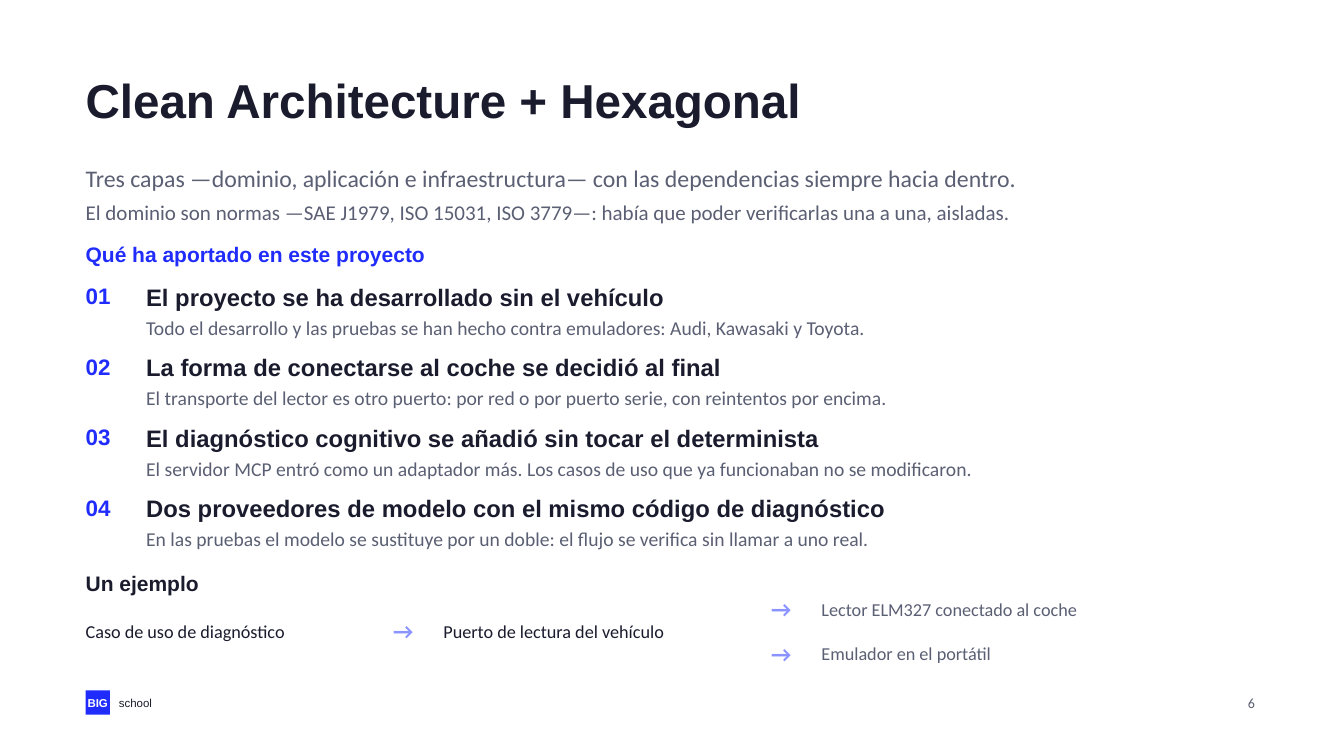
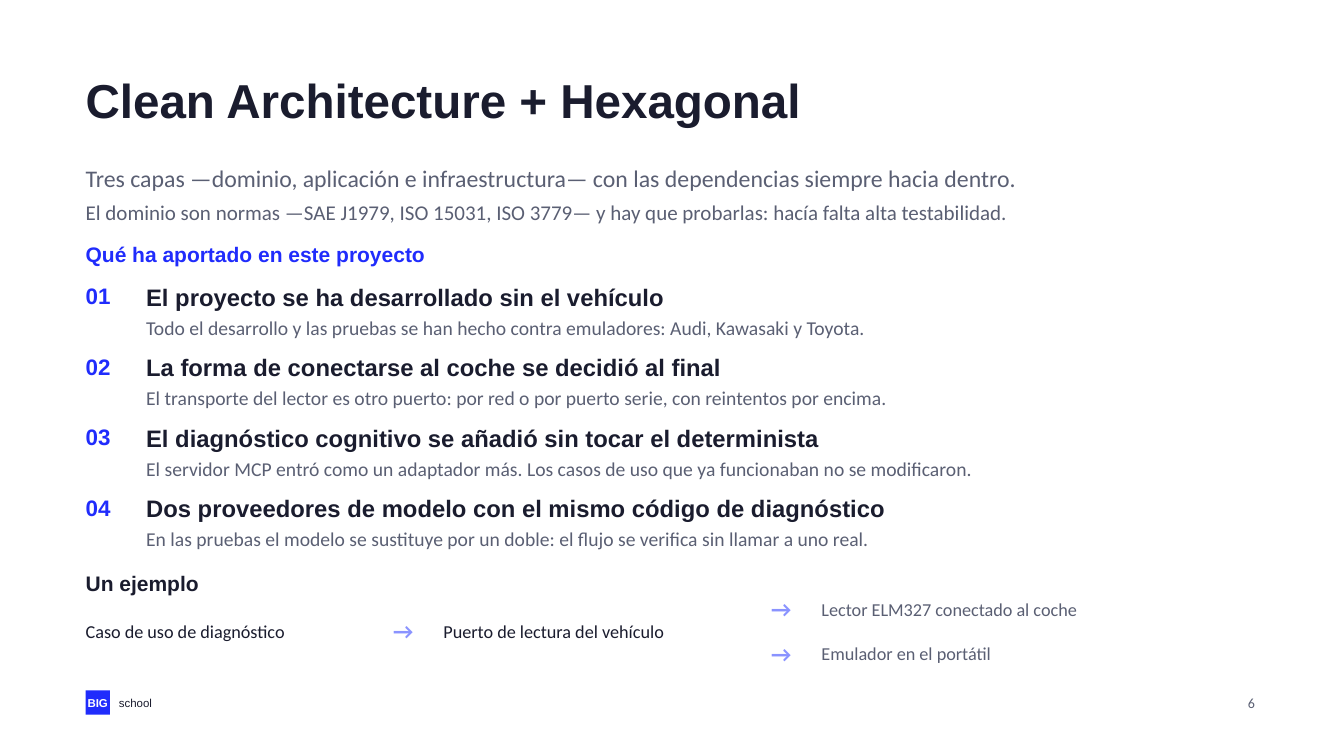
Before and after one commit to NovilloQuinta/intelligent-automotive-diagnostics, a slide deck: slide 6 of docs/presentacion/tfm-intelligent-automotive-diagnostics.pptx. Drawn at 1344x756 pixels with LibreOffice and Linux fonts; fonts in the diff are those of the drawing. Boxes give left, top, right and bottom in pixels: in the first picture for what was removed or moved away, otherwise in the second. Text is boxed around its words. In the diff, an @@ line names an element or a change of style, - is before the commit and + after.

Commit message:
docs(tfm): decir sin rodeos que las normas ISO exigian alta testabilidad

```diff
--- a/docs/presentacion/tfm-intelligent-automotive-diagnostics.pptx
+++ b/docs/presentacion/tfm-intelligent-automotive-diagnostics.pptx
@@ text at bbox=[86, 205, 1007, 224]: text changed @@
-El dominio son normas —SAE J1979, ISO 15031, ISO 3779—: había que poder verificarlas una a una, aisladas.
+El dominio son normas —SAE J1979, ISO 15031, ISO 3779— y hay que probarlas: hacía falta alta testabilidad.
```
Also in this commit, not shown: 3 other files.
